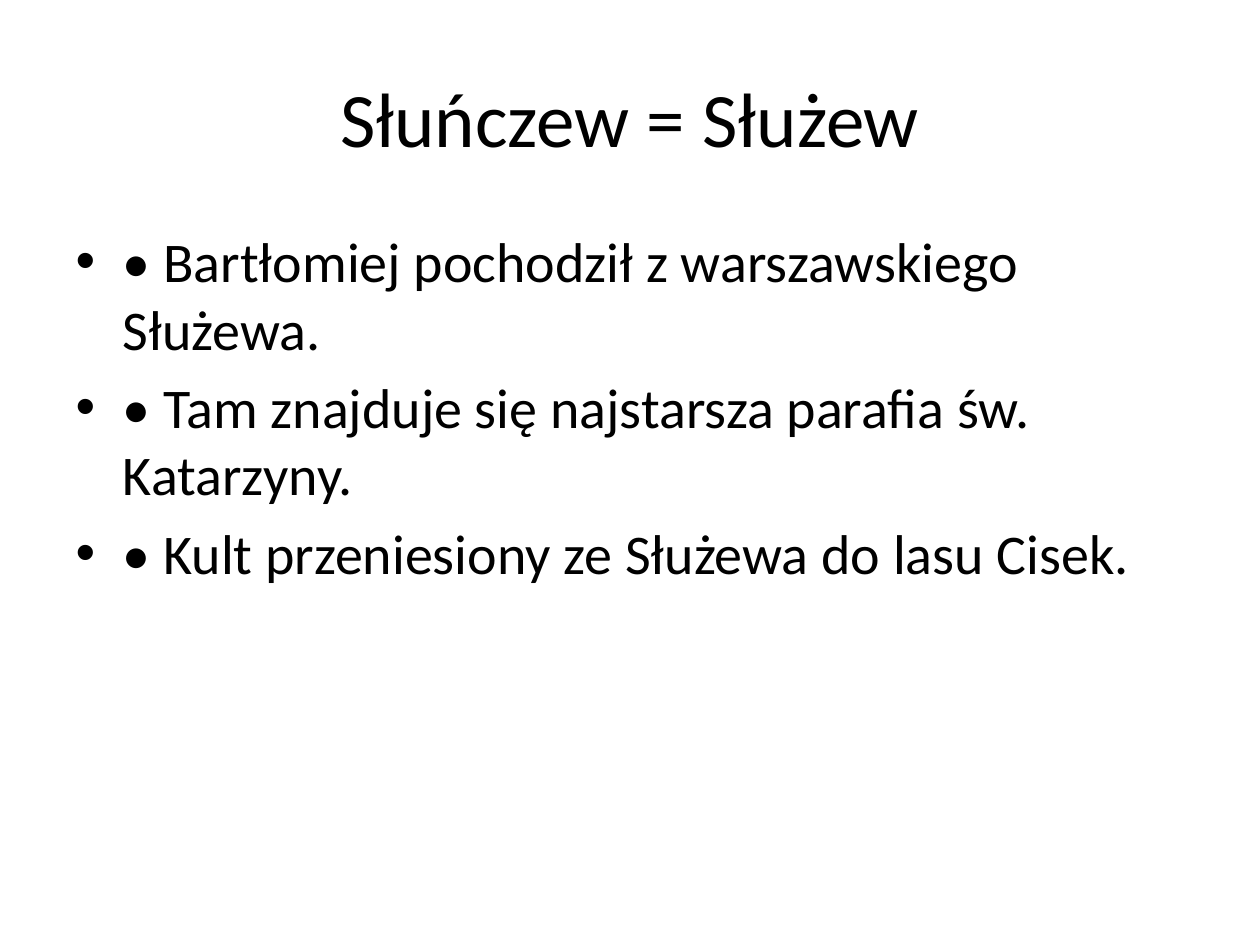
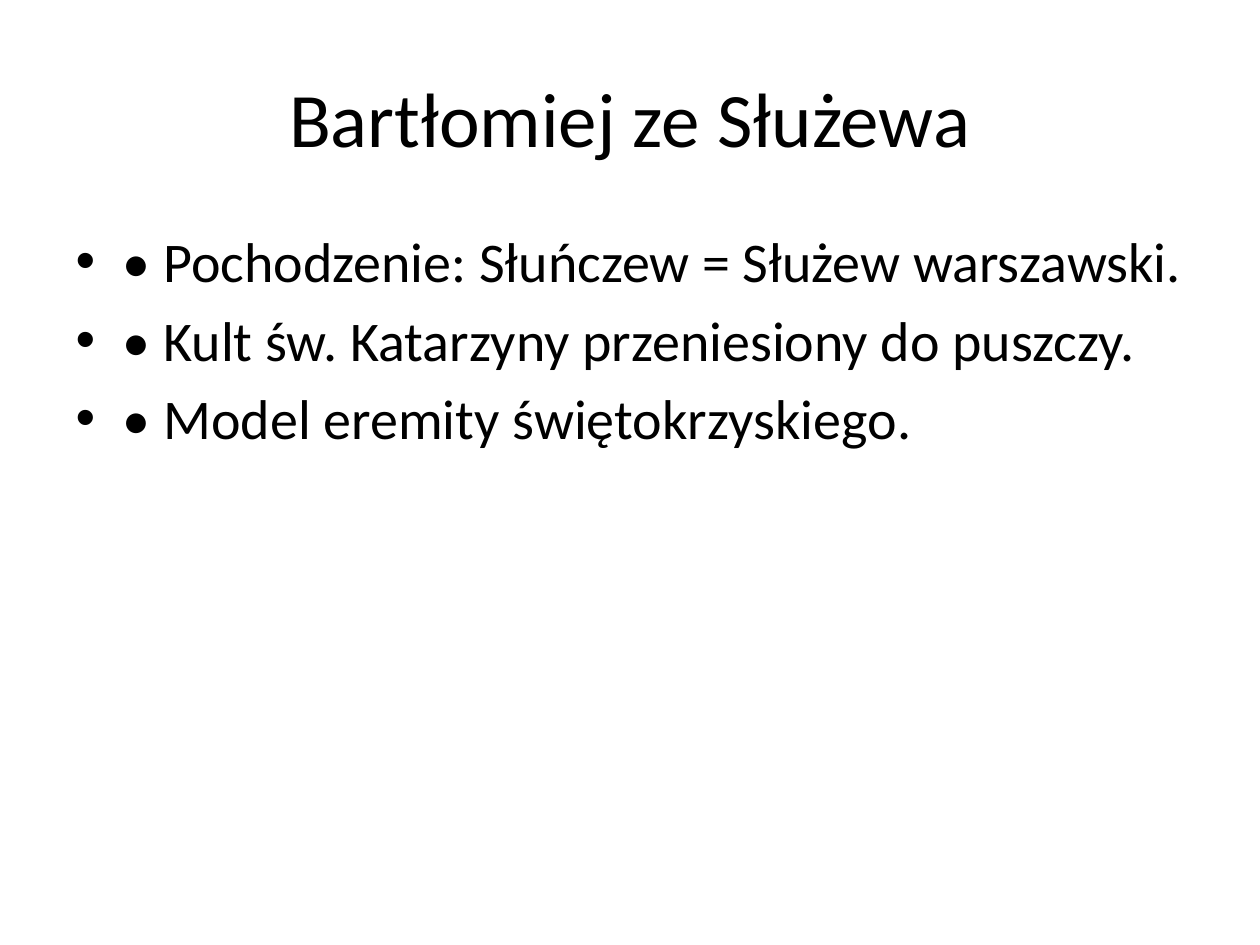
Before and after one commit to lindi2k23-eng/pustel, a slide deck: slide 2 of Analiza_Historyczno-Badawcza_Najnowszego Pustelnika170520266.pptx. Drawn at 1260x945 pixels with LibreOffice and Linux fonts; fonts in the diff are those of the drawing. Boxes give left, top, right and bottom in pixels: in the first picture for what was removed or moved away, otherwise in the second. Text is boxed around its words. In the diff, an @@ line names an element or a change of style, - is before the commit and + after.

```diff
--- a/Analiza_Historyczno-Badawcza_Najnowszego Pustelnika170520266.pptx
+++ b/Analiza_Historyczno-Badawcza_Najnowszego Pustelnika170520266.pptx
@@ title at box(289, 93, 970, 161): text changed @@
-Słuńczew = Służew
+Bartłomiej ze Służewa
@@ text at box(163, 243, 1181, 449): text changed @@
-• • Bartłomiej pochodził z warszawskiego Służewa.
-• • Tam znajduje się najstarsza parafia św. Katarzyny.
-• • Kult przeniesiony ze Służewa do lasu Cisek.
+• • Pochodzenie: Słuńczew = Służew warszawski.
+• • Kult św. Katarzyny przeniesiony do puszczy.
+• • Model eremity świętokrzyskiego.
```
Also in this commit, not shown: 2 other slides changed, 3 slides added, 2 slides removed, 2 other files.
